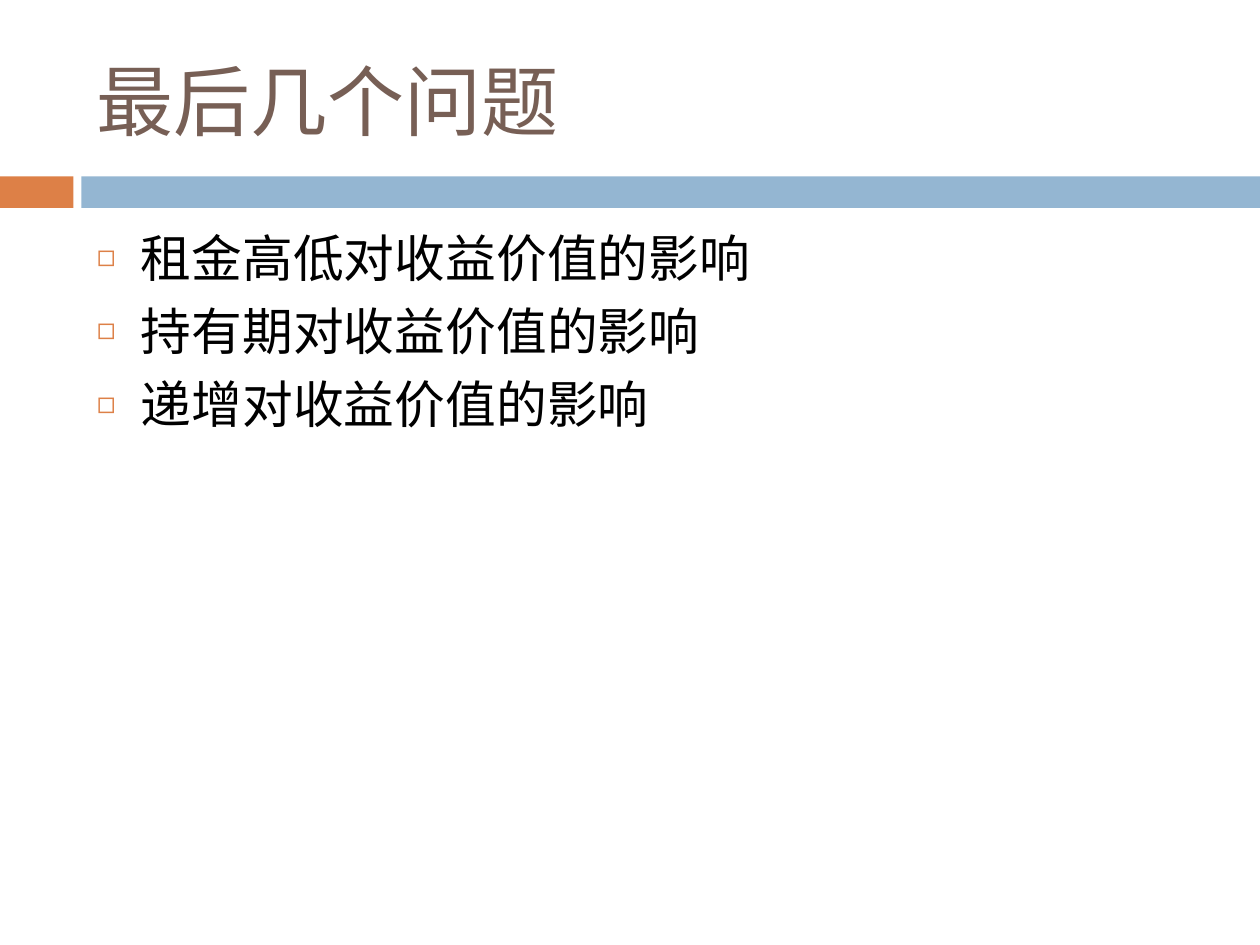
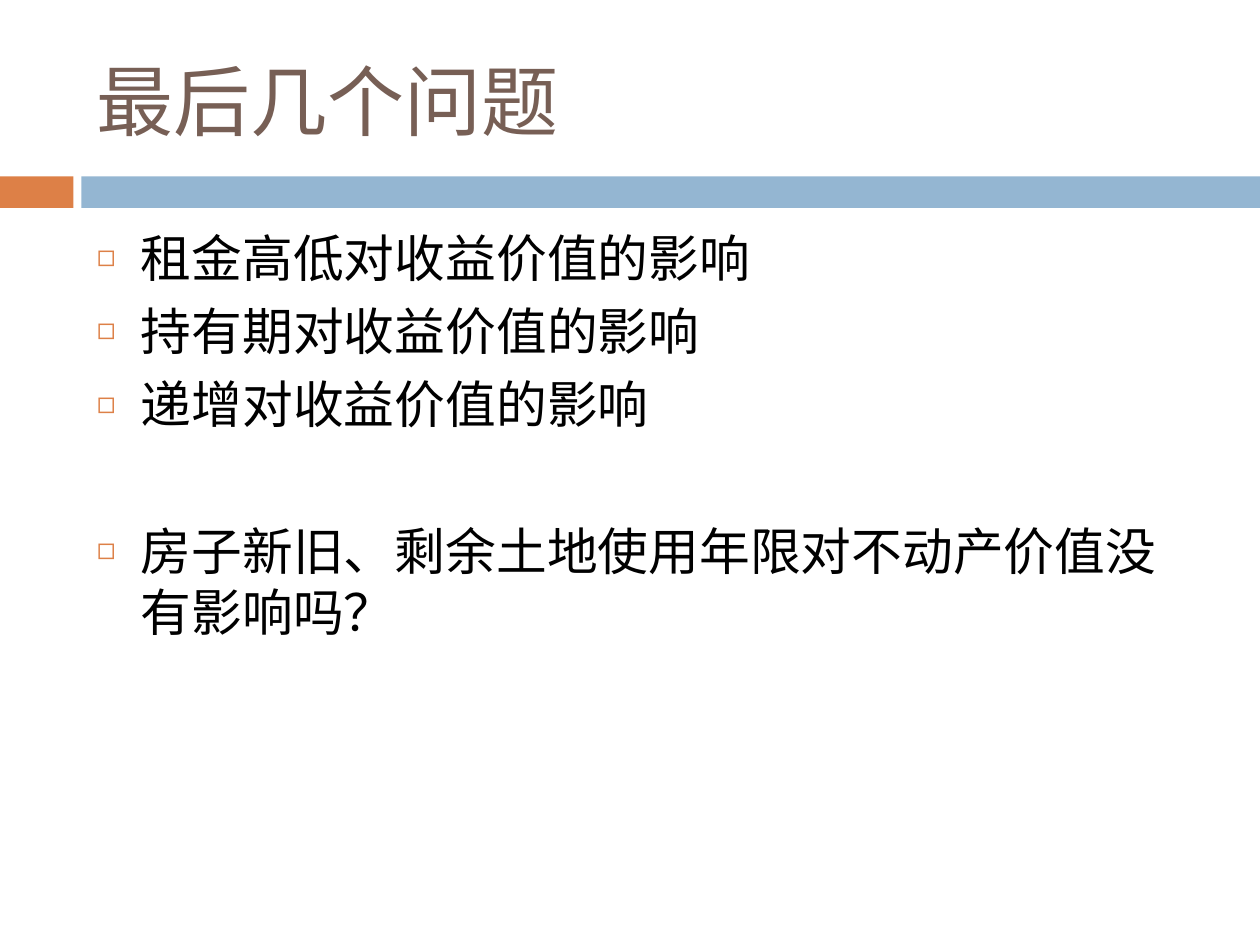
Before and after one commit to VinceLim68/cdh_works, a slide deck: slide 33 of 报告模板设计/持有加转售模型收.pptx. Drawn at 1260x945 pixels with LibreOffice and Linux fonts; fonts in the diff are those of the drawing. Boxes give left, top, right and bottom in pixels: in the first picture for what was removed or moved away, otherwise in the second. Text is boxed around its words. In the diff, an @@ line names an element or a change of style, - is before the commit and + after.

```diff
--- a/报告模板设计/持有加转售模型收.pptx
+++ b/报告模板设计/持有加转售模型收.pptx
@@ text at [141, 527, 1156, 635]: paragraph added @@
+◻ 房子新旧、剩余土地使用年限对不动产价值没有影响吗？
```
Also in this commit, not shown: 1 other slide changed, 5 other files.
